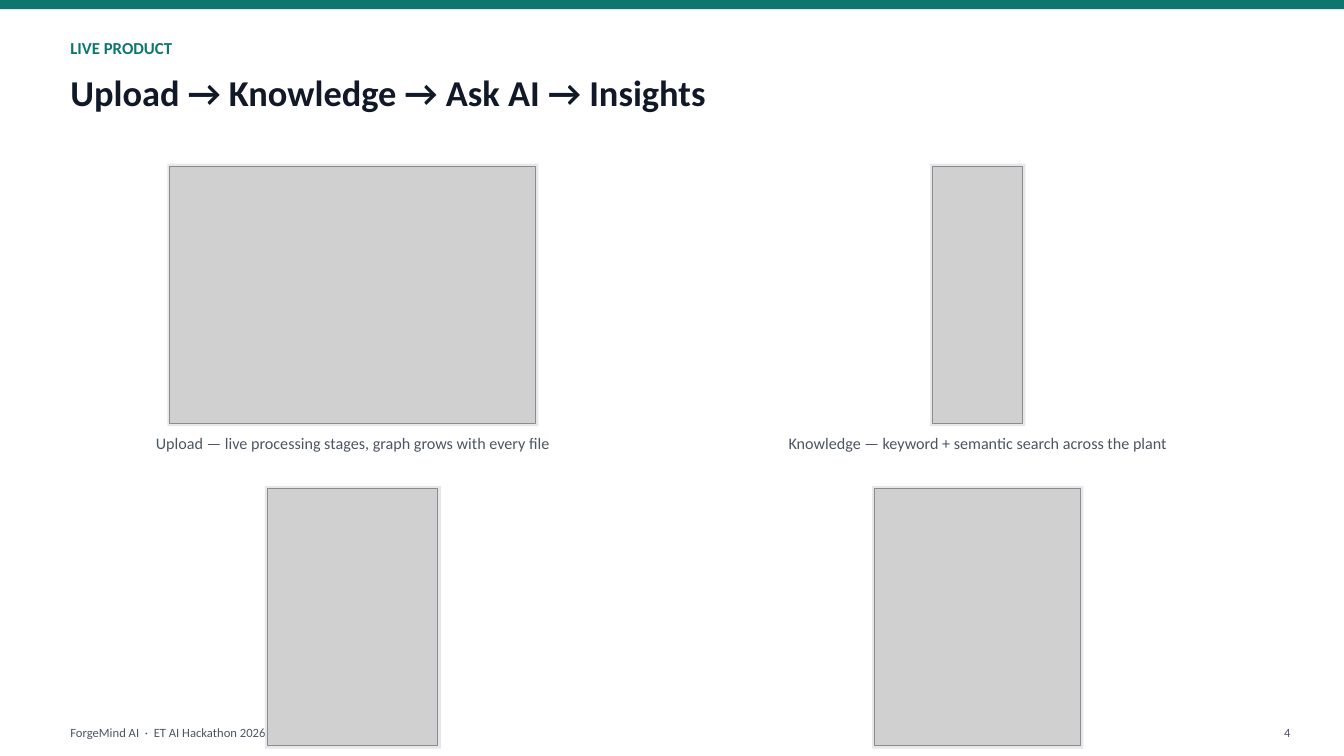
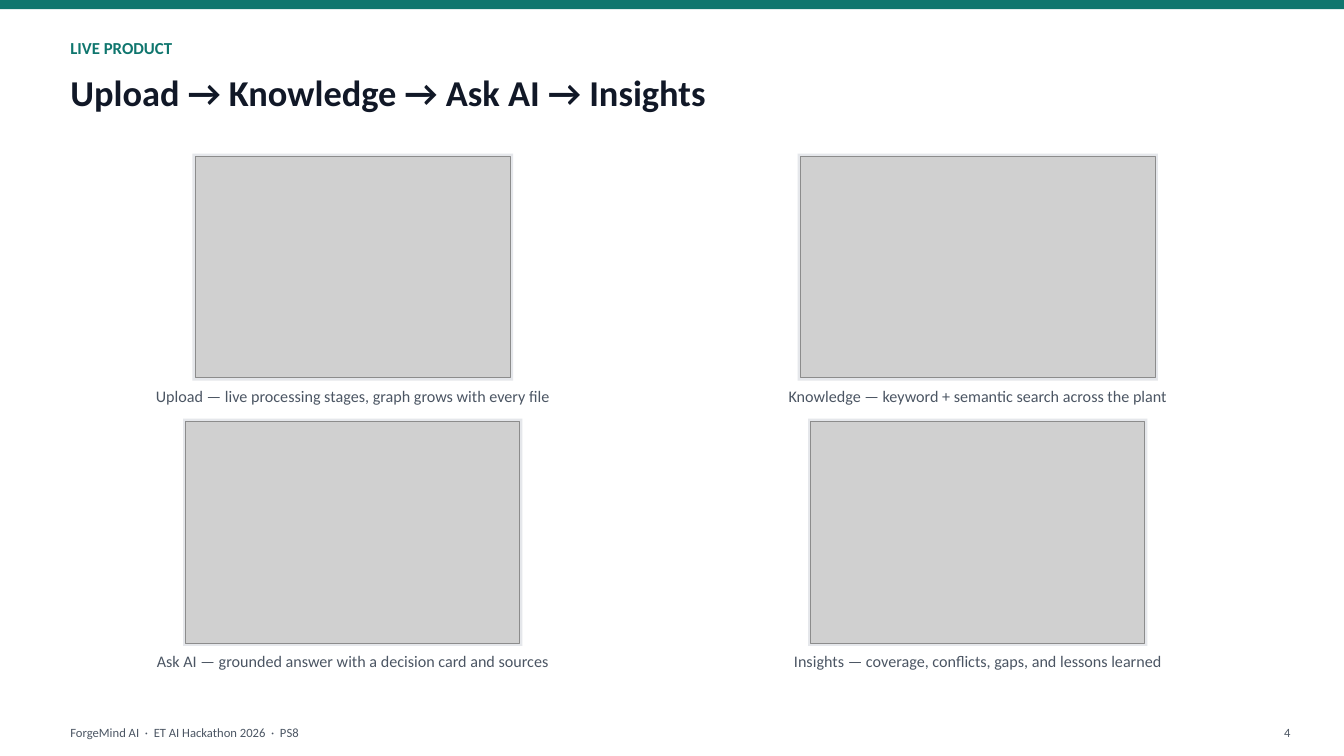
Before and after one commit to tarungarg18/ForgeMind-AI, a slide deck: slide 4 of ForgeMind-AI-Pitch-Deck.pptx. Drawn at 1344x756 pixels with LibreOffice and Linux fonts; fonts in the diff are those of the drawing; grey boxes stand for pictures. Boxes give left, top, right and bottom in pixels: in the first picture for what was removed or moved away, otherwise in the second. Text is boxed around its words. In the diff, an @@ line names an element or a change of style, - is before the commit and + after.

```diff
--- a/ForgeMind-AI-Pitch-Deck.pptx
+++ b/ForgeMind-AI-Pitch-Deck.pptx
@@ rectangle: place and size @@
-rectangle at [167,163,538,425]
+rectangle at [193,153,513,380]
@@ picture: place and size @@
-picture at [170,166,536,423]
+picture at [196,156,511,378]
@@ rectangle: place and size @@
-rectangle at [931,163,1026,425]
+rectangle at [798,153,1157,380]
@@ picture: place and size @@
-picture at [933,166,1022,423]
+picture at [801,156,1155,378]
@@ text "Upload — live processing stages, ...": place and size @@
-text "Upload — live processing stages, ..." at [156,438,549,452]
+text "Upload — live processing stages, ..." at [156,391,549,405]
@@ text "Knowledge — keyword + semantic ...": place and size @@
-text "Knowledge — keyword + semantic ..." at [789,438,1167,452]
+text "Knowledge — keyword + semantic ..." at [789,391,1167,405]
@@ rectangle: place and size @@
-rectangle at [265,486,442,748]
+rectangle at [184,418,523,645]
@@ rectangle: place and size @@
-rectangle at [872,486,1083,748]
+rectangle at [809,418,1148,645]
@@ picture: place and size @@
-picture at [267,489,438,746]
+picture at [186,421,519,643]
@@ picture: place and size @@
-picture at [875,489,1081,746]
+picture at [811,421,1144,643]
@@ text "Ask AI — grounded answer ..." rewrapped from [55,751,650,756] to [157,656,549,670] @@
@@ text "Insights — coverage, conflicts, gaps, ..." rewrapped from [681,751,1275,756] to [794,656,1161,670] @@
```
Also in this commit, not shown: 1 other file.
